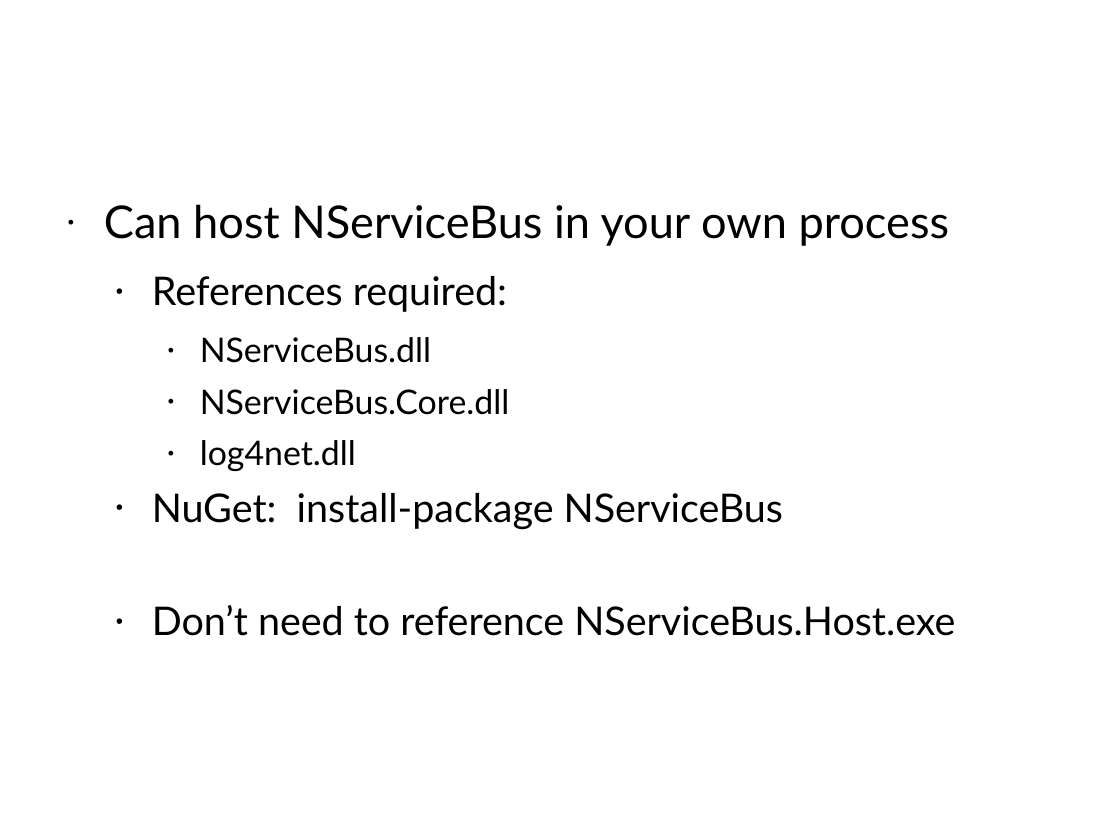
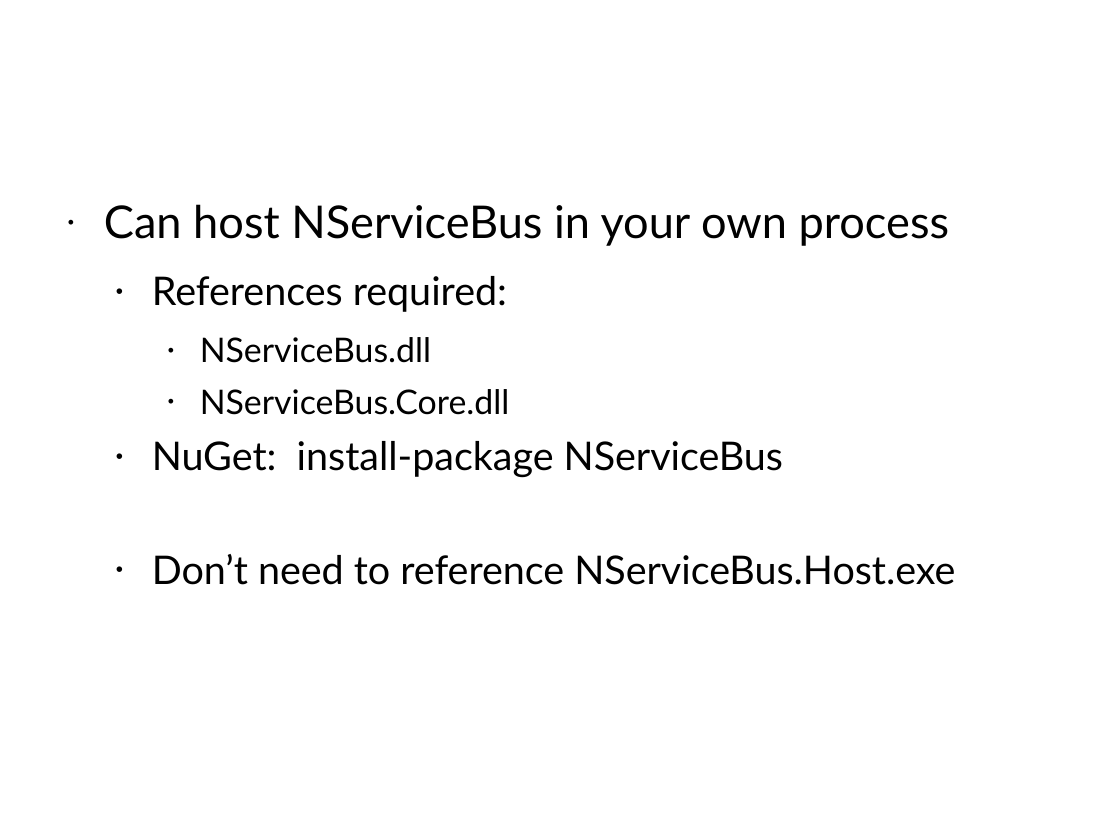
Before and after one commit to Particular/Course.Slides, a slide deck: slide 65 of EnterpriseDevelopmentWithNServiceBus.pptx. Drawn at 1120x840 pixels with LibreOffice and Linux fonts; fonts in the diff are those of the drawing; background and template pictures are left out. Boxes give left, top, right and bottom in pixels: in the first picture for what was removed or moved away, otherwise in the second. Text is boxed around its words. In the diff, an @@ line names an element or a change of style, - is before the commit and + after.

```diff
--- a/EnterpriseDevelopmentWithNServiceBus.pptx
+++ b/EnterpriseDevelopmentWithNServiceBus.pptx
@@ text at <box>200,440,356,472</box>: paragraph removed @@
-    • log4net.dll
```
Also in this commit, not shown: 4 other slides changed.
